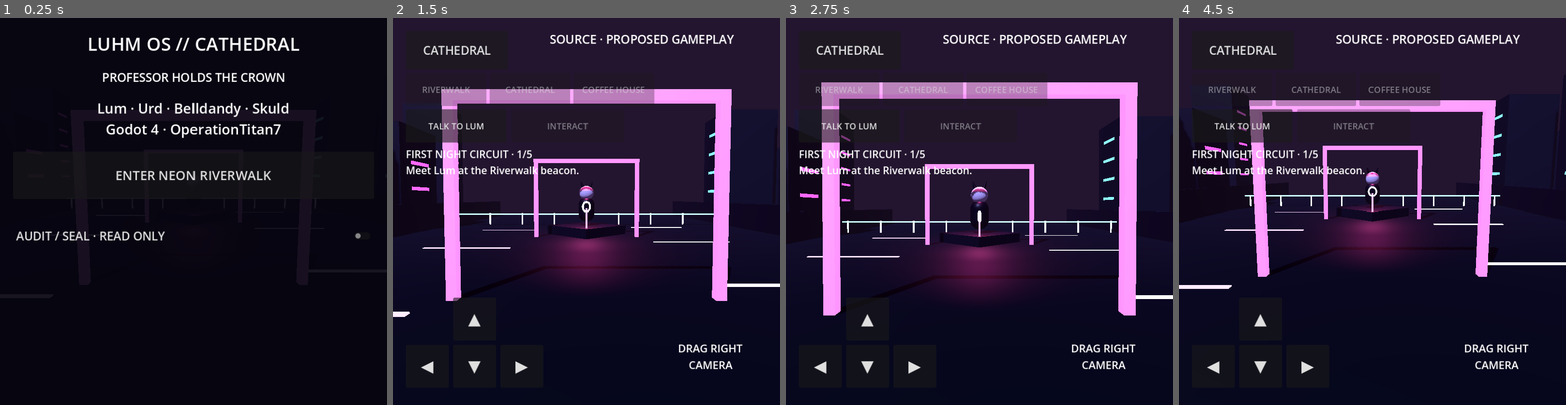
Above: before the commit, frames 1-4 (left to right).
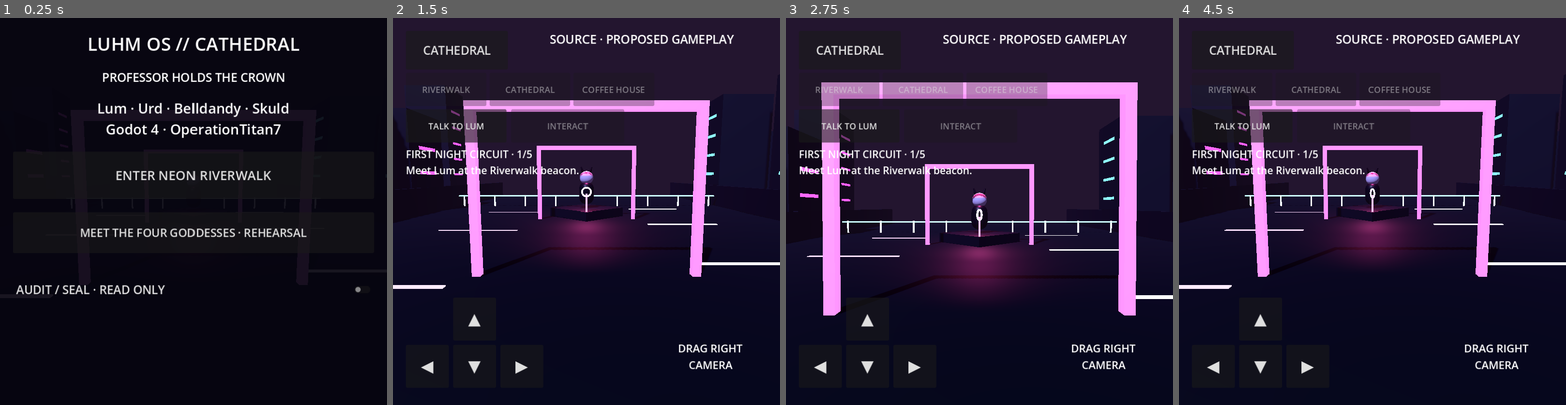
Above: after the commit, the same moments.

Repository: eggie-admin/LuHm-OS
Game: Godot game, scene res://scenes/Main.tscn
Same seed, same stepped clock (60 frames per second), same inputs: the game is played once before the commit and once after it.
Inputs (mouse positions are in pixels of both pictures, inside the frame that each line leads up to):
- Up to frame 1 (0.25 s): no input
- Up to frame 2 (1.5 s): click "ENTER NEON RIVERWALK" (after the commit: "MEET THE FOUR GODDESSES · REH…") at 0.5 s; click (586, 176) at 1.25 s, where only the run after the commit has a clickable "ENTER NEON RIVERWALK"
- Up to frame 3 (2.75 s): tap Enter (ui_accept) at 2, 2.27 s; move the mouse to (1064, 192) at 2.02 s; hold Right (ui_right) from 2.03 s (still down); click (1064, 192) at 2.17 s
- Up to frame 4 (4.5 s): release Right (ui_right) at 2.75 s; drag from (1295, 230) to (1353, 288) at 2.77 s; click "CATHEDRAL" at 3.5 s; click "ENTER NEON RIVERWALK" at 4.25 s

The runs differ from the first frame. In frame 1, 1.5% of the frame differs, in the area x 4-94%, y 54-72%; in frame 2, 16%, in the area x 0-100%, y 18-78%; in frame 3, 0.4%; in frame 4, less than 0.1%.

Commit message:
Add Goddess rehearsal title menu button

Diff:
--- a/scripts/game/gameHud.gd
+++ b/scripts/game/gameHud.gd
@@ -1,6 +1,7 @@
 extends CanvasLayer
 
 signal world_requested
+signal rehearsal_requested
 signal backend_requested
 signal world_destination_requested(worldId: String)
 signal lum_talk_requested
@@ -82,6 +83,14 @@
     enter.add_theme_font_size_override("font_size", 24)
     enter.pressed.connect(func(): world_requested.emit())
     _panel.add_child(enter)
+
+    var rehearsal := Button.new()
+    rehearsal.name = "GoddessRehearsal"
+    rehearsal.text = "MEET THE FOUR GODDESSES · REHEARSAL"
+    rehearsal.custom_minimum_size = Vector2(0, 76)
+    rehearsal.add_theme_font_size_override("font_size", 21)
+    rehearsal.pressed.connect(func(): rehearsal_requested.emit())
+    _panel.add_child(rehearsal)
 
     _audit_switch = CheckButton.new()
     _audit_switch.name = "AuditSealSwitch"
